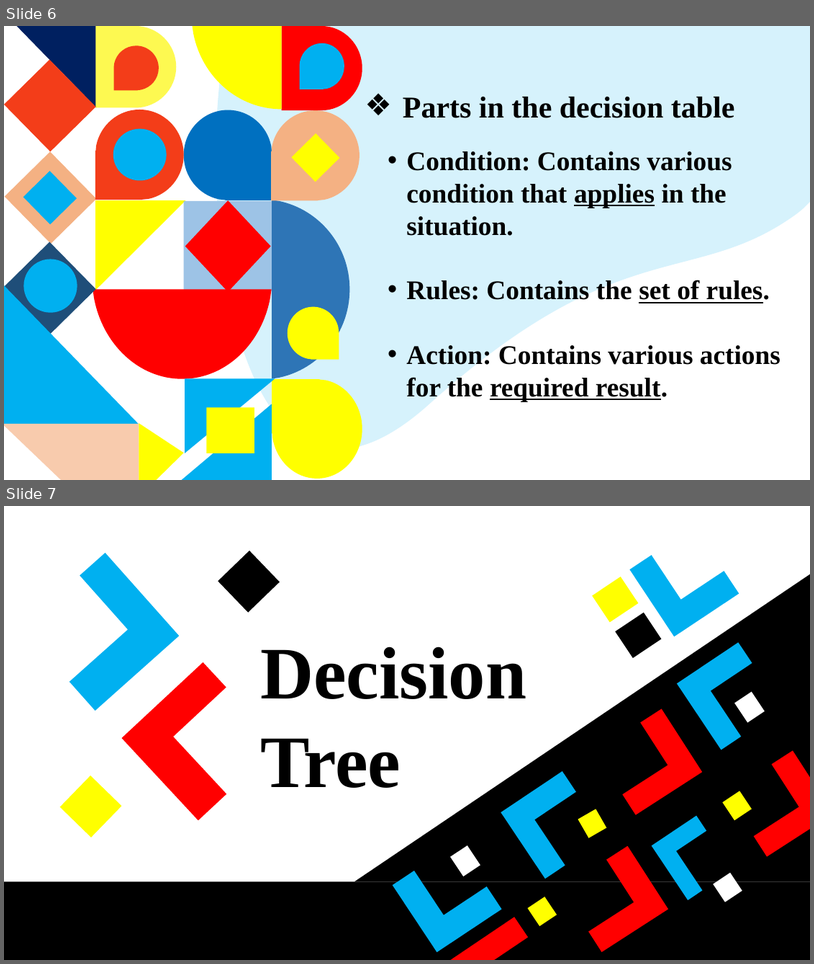
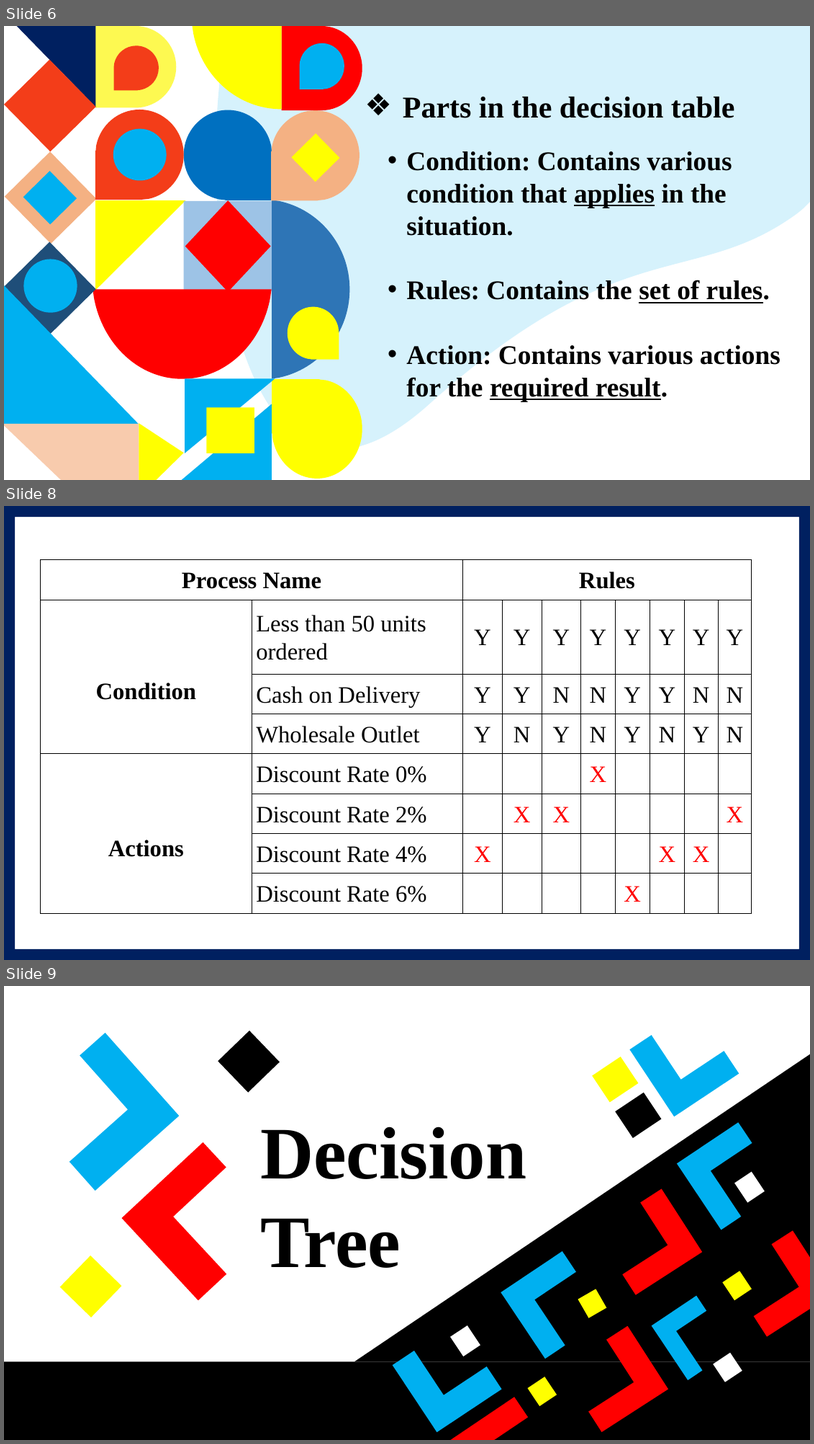
Before and after one commit to tamanghawana0815/SAD-ppt, a slide deck: Presentation.pptx. Shown one above the other, each under a label of ours: slides 6 and 7 before the commit, slides 6, 8 and 9 after it; the slides between them are not shown. The pictures are 814x964 and 814x1444 pixels, drawn with LibreOffice and Linux fonts; fonts in the diff are those of the drawing. Boxes give left, top, right and bottom in pixels: in the first picture for what was removed or moved away, otherwise in the second. Text is boxed around its words. In the diff, an @@ line names an element or a change of style, - is before the commit and + after.

```diff
--- a/Presentation.pptx
+++ b/Presentation.pptx
@@ slide 8 added at (x1=4, y1=506, x2=810, y2=960), background #FFFFFF @@
@@ frame added at (x1=4, y1=506, x2=810, y2=960), fill #002060 @@
@@ table added at (x1=40, y1=560, x2=751, y2=913), 8 rows, 10 columns @@
+Process Name |  | Rules |  |  |  |  |  |  | 
+Condition | Less than 50 units ordered | Y | Y | Y | Y | Y | Y | Y | Y
+ | Cash on Delivery | Y | Y | N | N | Y | Y | N | N
+ | Wholesale Outlet | Y | N | Y | N | Y | N | Y | N
+Actions | Discount Rate 0% |  |  |  | X |  |  |  | 
+ | Discount Rate 2% |  | X | X |  |  |  |  | X
+ | Discount Rate 4% | X |  |  |  |  | X | X | 
+ | Discount Rate 6% |  |  |  |  | X |  |  | 
@@ what was slide 7 is now slide 9 @@
```
Also in this commit, not shown: 3 other slides added.
